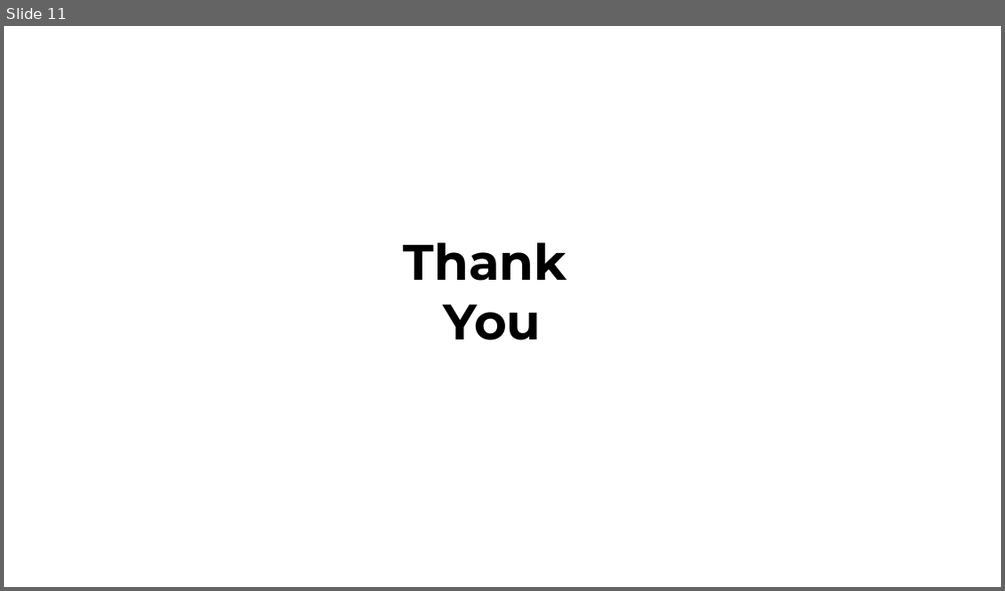
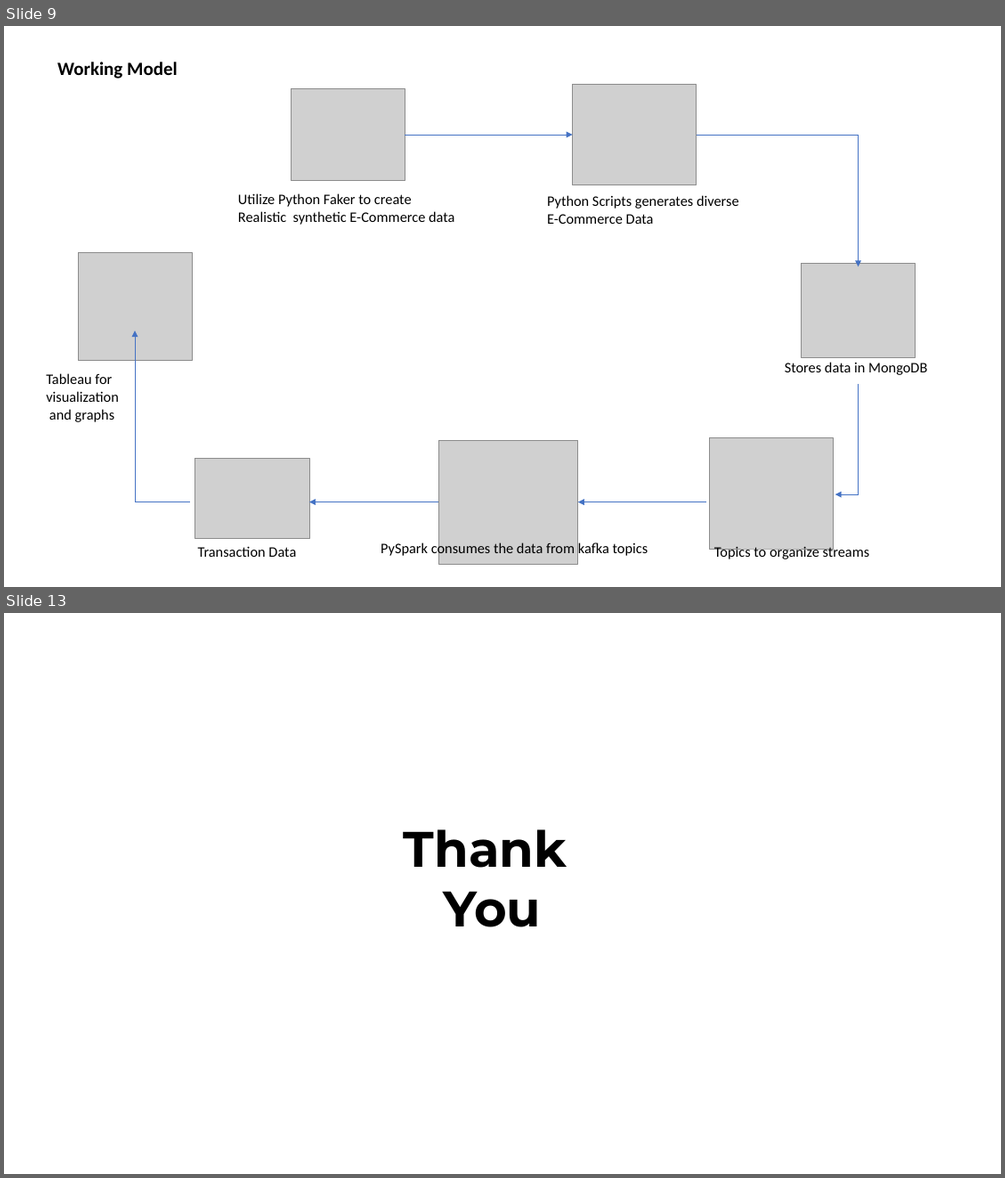
Before and after one commit to rushi0611/Real-Time-E-Commerce-Dashboard, a slide deck: Revised_Project_PPT.pptx. Shown one above the other, each under a label of ours: slide 11 before the commit, slides 9 and 13 after it; the slides between them are not shown. The pictures are 1005x591 and 1005x1178 pixels, drawn with LibreOffice and Linux fonts; fonts in the diff are those of the drawing; grey boxes stand for pictures. Boxes give left, top, right and bottom in pixels: in the first picture for what was removed or moved away, otherwise in the second. Text is boxed around its words. In the diff, an @@ line names an element or a change of style, - is before the commit and + after.

```diff
--- a/Revised_Project_PPT.pptx
+++ b/Revised_Project_PPT.pptx
@@ slide 9 added at (x1=4, y1=26, x2=1001, y2=587), background #FFFFFF @@
@@ rectangle added at (x1=334, y1=38, x2=696, y2=67), fill #FFFFFF @@
@@ text added at (x1=57, y1=62, x2=178, y2=79), 18 pt, text #000000, bold @@
+Working Model
@@ picture added at (x1=291, y1=89, x2=404, y2=180) @@
@@ picture added at (x1=573, y1=84, x2=696, y2=185) @@
@@ arrow added from (404, 135) to (573, 135), #4472C4 0.5 pt @@
@@ line added from (696, 135) to (858, 135), #4472C4 0.5 pt @@
@@ arrow added from (858, 135) to (858, 267), #4472C4 0.5 pt @@
@@ text added at (x1=238, y1=193, x2=454, y2=224), 14 pt, text #000000 @@
+Utilize Python Faker to create
+Realistic synthetic E-Commerce data
@@ text added at (x1=547, y1=195, x2=739, y2=224), 14 pt, text #000000 @@
+Python Scripts generates diverse
+E-Commerce Data
@@ picture added at (x1=78, y1=253, x2=192, y2=361) @@
@@ picture added at (x1=801, y1=264, x2=914, y2=357) @@
@@ arrow added from (135, 501) to (135, 330), #4472C4 0.5 pt @@
@@ text added at (x1=785, y1=362, x2=927, y2=375), 14 pt, text #000000 @@
+Stores data in MongoDB
@@ text added at (x1=46, y1=373, x2=119, y2=422), 14 pt, text #000000 @@
+Tableau for
+visualization
+and graphs
@@ line added from (858, 384) to (858, 494), #4472C4 0.5 pt @@
@@ picture added at (x1=438, y1=440, x2=577, y2=564) @@
@@ picture added at (x1=709, y1=438, x2=833, y2=548) @@
@@ picture added at (x1=195, y1=459, x2=310, y2=539) @@
@@ line added from (135, 502) to (190, 502), #4472C4 0.5 pt @@
@@ arrow added from (438, 501) to (309, 501), #4472C4 0.5 pt @@
@@ arrow added from (707, 501) to (578, 501), #4472C4 0.5 pt @@
@@ arrow added from (858, 494) to (835, 494), #4472C4 0.5 pt @@
@@ text added at (x1=198, y1=546, x2=296, y2=556), 14 pt, text #000000 @@
+Transaction Data
@@ text added at (x1=380, y1=541, x2=648, y2=557), 14 pt, text #000000 @@
+PySpark consumes the data from kafka topics
@@ text added at (x1=714, y1=545, x2=870, y2=561), 14 pt, text #000000 @@
+Topics to organize streams
@@ what was slide 11 is now slide 13 @@
```
Also in this commit, not shown: 5 slides changed, 6 other slides added, 5 slides removed.
